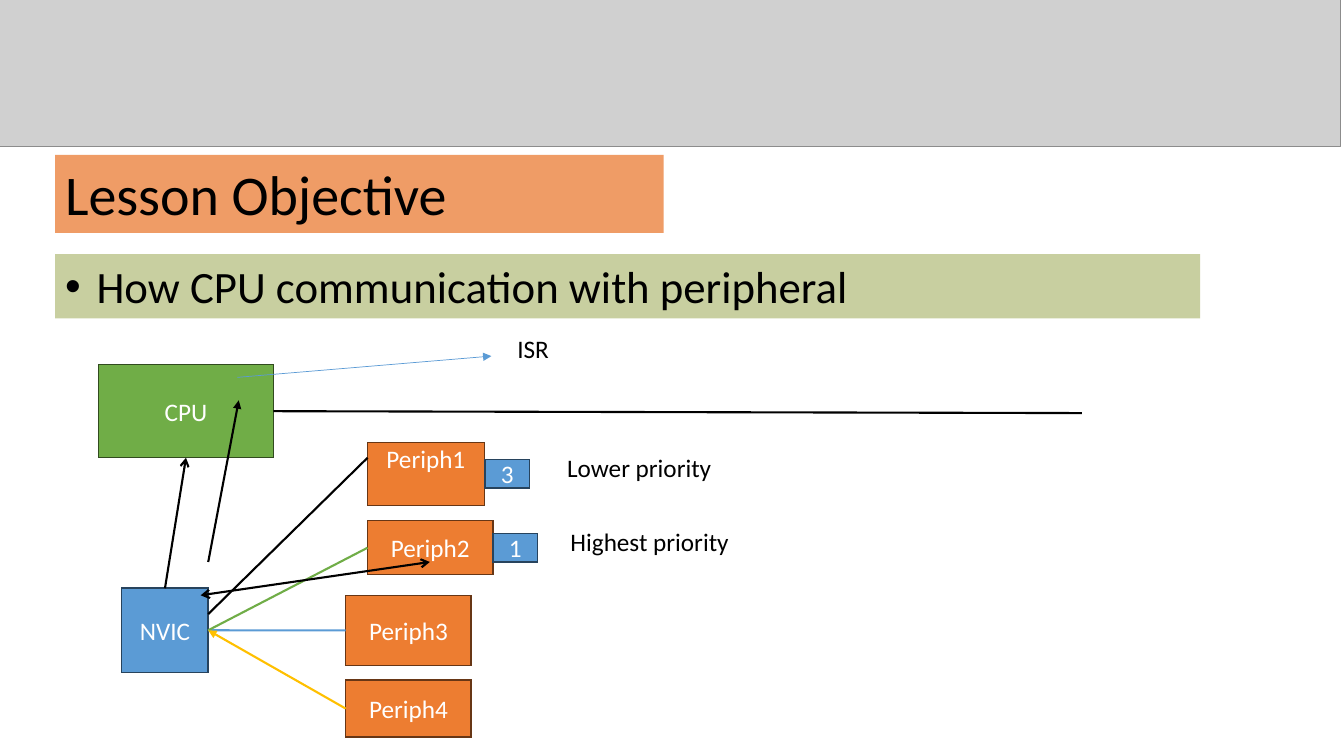
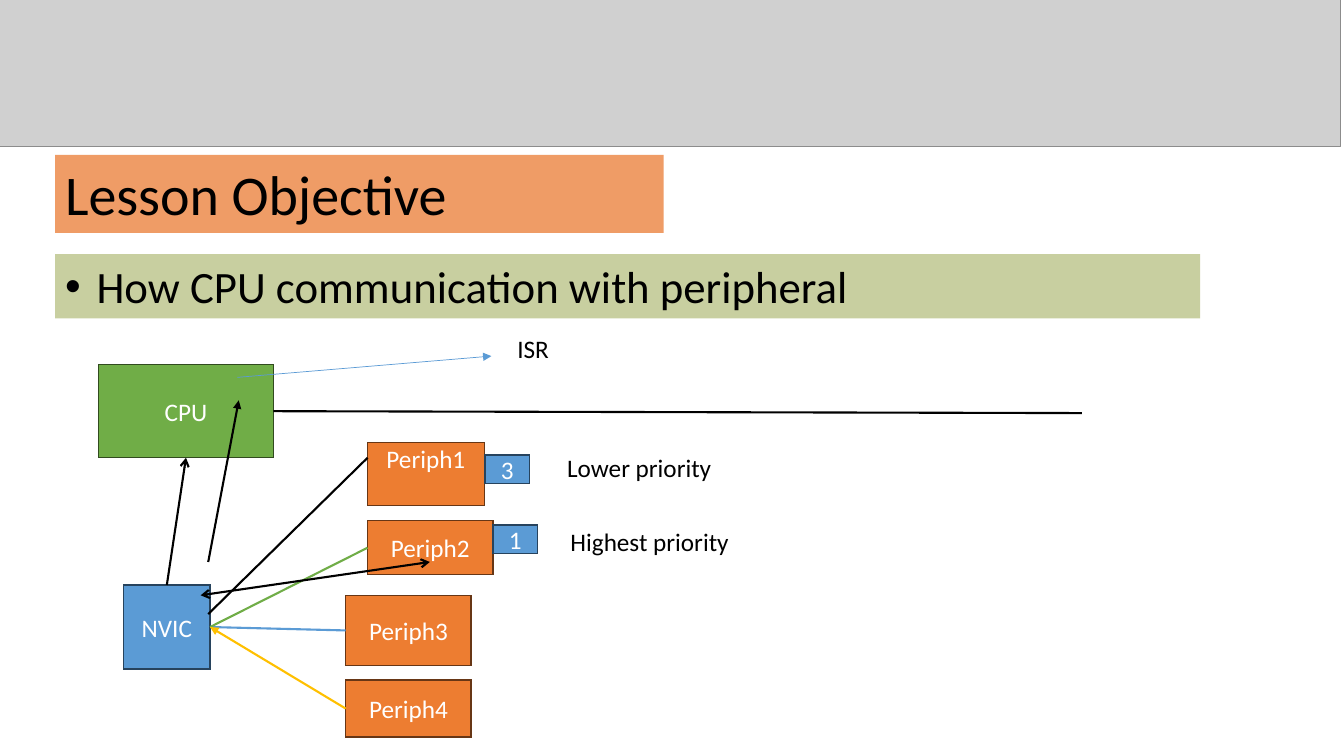
Before and after one commit to DKensin/Mentor, a slide deck: slide 5 of Slide/MicroController/10.Interrupt.pptx (slide 3 before the commit). Drawn at 1344x756 pixels with LibreOffice and Linux fonts; fonts in the diff are those of the drawing; grey boxes stand for pictures. Boxes give left, top, right and bottom in pixels: in the first picture for what was removed or moved away, otherwise in the second. Text is boxed around its words. In the diff, an @@ line names an element or a change of style, - is before the commit and + after.

```diff
--- a/Slide/MicroController/10.Interrupt.pptx
+++ b/Slide/MicroController/10.Interrupt.pptx
@@ arrow moved from (165, 589) - (187, 458) to (167, 585) - (187, 458) @@
@@ rectangle "1": place and size @@
-rectangle "1" at box(493, 533, 537, 562)
+rectangle "1" at box(493, 525, 537, 554)
@@ line moved from (209, 630) - (368, 547) to (210, 627) - (368, 547) @@
@@ 2 rectangles, 1 arrow, 1 line: place and size @@
-2 rectangles, 1 arrow, 1 line at box(122, 460, 529, 709)
+2 rectangles, 1 arrow, 1 line at box(124, 455, 529, 709)
```
Also in this commit, not shown: 1 other slide changed, 2 slides added.
